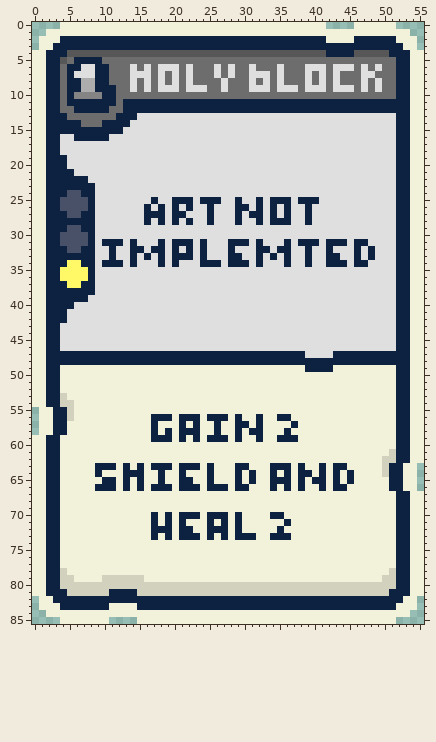
A sprite sheet gets an edit: Art/Cards/028 Holy Block.png. Above is the file before it was changed.
The file is 56x86 pixels.
Once edited:
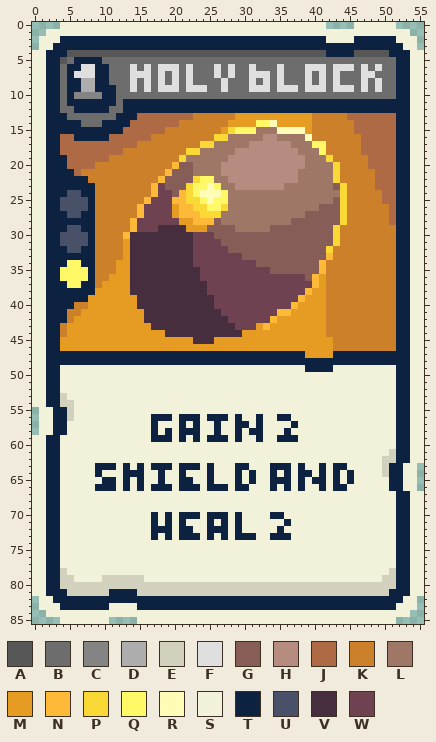
Palette (. is transparent): A #575757  B #6d6d6d  C #848484  D #adadad  E #d1d1bd  F #dfdfdf  G #875d58  H #b58c7f  J #ad6a45  K #cc8029  L #9e7767  M #e69b22  N #ffb938  P #fad937  Q #fff867  R #fffcb7  S #f2f2da  T #0d2140  U #495169  V #472e3e  W #6e4250
Difference:
@@ x 0..55 @@
 12 SSTTBBTTTTTBBTTTTTTTTTTTTTTTTTTTTTTTTTTTTTTTTTTTTTTTTTSS
-13 SSTTTBBBBBBBTTTFFFFFFFFFFFFFFFFFFFFFFFFFFFFFFFFFFFFFTTSS
-14 SSTTTTTBBBTTTTFFFFFFFFFFFFFFFFFFFFFFFFFFFFFFFFFFFFFFTTSS
-15 SSTTTTTTTTTTTFFFFFFFFFFFFFFFFFFFFFFFFFFFFFFFFFFFFFFFTTSS
-16 SSTTFFTTTTTFFFFFFFFFFFFFFFFFFFFFFFFFFFFFFFFFFFFFFFFFTTSS
-17 SSTTFFFFFFFFFFFFFFFFFFFFFFFFFFFFFFFFFFFFFFFFFFFFFFFFTTSS
-18 SSTTFFFFFFFFFFFFFFFFFFFFFFFFFFFFFFFFFFFFFFFFFFFFFFFFTTSS
-19 SSTTTFFFFFFFFFFFFFFFFFFFFFFFFFFFFFFFFFFFFFFFFFFFFFFFTTSS
-20 SSTTTFFFFFFFFFFFFFFFFFFFFFFFFFFFFFFFFFFFFFFFFFFFFFFFTTSS
-21 SSTTTTFFFFFFFFFFFFFFFFFFFFFFFFFFFFFFFFFFFFFFFFFFFFFFTTSS
-22 SSTTTTTTFFFFFFFFFFFFFFFFFFFFFFFFFFFFFFFFFFFFFFFFFFFFTTSS
-23 SSTTTTTTTFFFFFFFFFFFFFFFFFFFFFFFFFFFFFFFFFFFFFFFFFFFTTSS
-24 SSTTTUUTTFFFFFFFFFFFFFFFFFFFFFFFFFFFFFFFFFFFFFFFFFFFTTSS
-25 SSTTUUUUTFFFFFFFFTFFTTTFTTTFFTFFTFTTTFTTTFFFFFFFFFFFTTSS
-26 SSTTUUUUTFFFFFFFTFTFTFTFFTFFFTTFTFTFTFFTFFFFFFFFFFFFTTSS
-27 SSTTTUUTTFFFFFFFTTTFTTFFFTFFFTFTTFTFTFFTFFFFFFFFFFFFTTSS
-28 SSTTTTTTTFFFFFFFTFTFTFTFFTFFFTFFTFTTTFFTFFFFFFFFFFFFTTSS
-29 SSTTTUUTTFFFFFFFFFFFFFFFFFFFFFFFFFFFFFFFFFFFFFFFFFFFTTSS
-30 SSTTUUUUTFFFFFFFFFFFFFFFFFFFFFFFFFFFFFFFFFFFFFFFFFFFTTSS
-31 SSTTUUUUTFTTTFTFFFTFTTTFTFFFTTTFTFFFTFTTTFTTTFTTFFFFTTSS
-32 SSTTTUUTTFFTFFTTFTTFTFTFTFFFTFFFTTFTTFFTFFTFFFTFTFFFTTSS
-33 SSTTTTTTTFFTFFTFTFTFTTTFTFFFTTFFTFTFTFFTFFTTFFTFTFFFTTSS
-34 SSTTTQQTTFTTTFTFFFTFTFFFTTTFTTTFTFFFTFFTFFTTTFTTFFFFTTSS
-35 SSTTQQQQTFFFFFFFFFFFFFFFFFFFFFFFFFFFFFFFFFFFFFFFFFFFTTSS
-36 SSTTQQQQTFFFFFFFFFFFFFFFFFFFFFFFFFFFFFFFFFFFFFFFFFFFTTSS
-37 SSTTTQQTTFFFFFFFFFFFFFFFFFFFFFFFFFFFFFFFFFFFFFFFFFFFTTSS
-38 SSTTTTTTTFFFFFFFFFFFFFFFFFFFFFFFFFFFFFFFFFFFFFFFFFFFTTSS
-39 SSTTTTTTFFFFFFFFFFFFFFFFFFFFFFFFFFFFFFFFFFFFFFFFFFFFTTSS
-40 SSTTTTFFFFFFFFFFFFFFFFFFFFFFFFFFFFFFFFFFFFFFFFFFFFFFTTSS
-41 SSTTTFFFFFFFFFFFFFFFFFFFFFFFFFFFFFFFFFFFFFFFFFFFFFFFTTSS
-42 SSTTTFFFFFFFFFFFFFFFFFFFFFFFFFFFFFFFFFFFFFFFFFFFFFFFTTSS
-43 SSTTFFFFFFFFFFFFFFFFFFFFFFFFFFFFFFFFFFFFFFFFFFFFFFFFTTSS
-44 SSTTFFFFFFFFFFFFFFFFFFFFFFFFFFFFFFFFFFFFFFFFFFFFFFFFTTSS
-45 SSTTFFFFFFFFFFFFFFFFFFFFFFFFFFFFFFFFFFFFFFFFFFFFFFFFTTSS
-46 SSTTFFFFFFFFFFFFFFFFFFFFFFFFFFFFFFFFFFFFFFFFFFFFFFFFTTSS
-47 SSTTTTTTTTTTTTTTTTTTTTTTTTTTTTTTTTTTTTTFFFFTTTTTTTTTTTSS
+13 SSTTTBBBBBBBTTTJJJJJJJJKKKKKKMMMMMMMMMMMKKKKKJJJJJJJTTSS
+14 SSTTTTTBBBTTTTJJJJJJJKKKKKKKMMMMQQRMMMMMKKKKKKJJJJJJTTSS
+15 SSTTTTTTTTTTTJJJJJJKKKKKKKKMPQQQLLLRRRRMKKKKKKJJJJJJTTSS
+16 SSTTJJTTTTTJJJJJJKKKKKKKKKPPLLLLLHHLLLLRKKKKKKKJJJJJTTSS
+17 SSTTJJJJJJJJJJJKKKKKKKKKPPLLLLLHHHHHHLLLQQKKKKKJJJJJTTSS
+18 SSTTJJJJJJJJJKKKKKKKKKPPLLLLLHHHHHHHHHLLLQKKKKKJJJJJTTSS
+19 SSTTTJJJJJJKKKKKKKKKKPLLLLLLHHHHHHHHHHHLLLPKKKKKJJJJTTSS
+20 SSTTTJJJJKKKKKKKKKKKNGGLLLLHHHHHHHHHHHHLLLLPKKKKJJJJTTSS
+21 SSTTTTJKKKKKKKKKKKKNGGGLLLLHHHHHHHHHHHLLLLLPKKKKKJJJTTSS
+22 SSTTTTTTKKKKKKKKKKNGGGGPQQLLHHHHHHHHHHLLLLLPKKKKKJJJTTSS
+23 SSTTTTTTTKKKKKKKKNWGGGPQQRQLLHHHHHHHLLLLLLLGPKKKKJJJTTSS
+24 SSTTTUUTTKKKKKKKKNWWGNPQRRRQLLLLLLLLLLLLLLLLPKKKKKJJTTSS
+25 SSTTUUUUTKKKKKKKNWWWNNPPQRQQLLLLLLLLLLLLLLLGPKKKKKJJTTSS
+26 SSTTUUUUTKKKKKKNWWWWMNNPPQQPLLLLLLLLLLLLLGGGPKKKKKKJTTSS
+27 SSTTTUUTTKKKKKKNWWWWMNNNPPPLLLLLLLLLLLLGGGGGPKKKKKKJTTSS
+28 SSTTTTTTTKKKKKNWWWWWWMMNNNGLLLLLLLLLLGGGGGGGPKKKKKKJTTSS
+29 SSTTTUUTTKKKKKNWWWVVVVMMMGGGGLLLLLGGGGGGGGGPKKKKKKKKTTSS
+30 SSTTUUUUTKKKKNVVVVVVVVVWWWGGGGGGGGGGGGGGGGGPKKKKKKKKTTSS
+31 SSTTUUUUTKKKKMVVVVVVVVVWWWWGGGGGGGGGGGGGGGGPKKKKKKKKTTSS
+32 SSTTTUUTTKKKKMVVVVVVVVVWWWWWGGGGGGGGGGGGGGPKKKKKKKKKTTSS
+33 SSTTTTTTTKKKKMVVVVVVVVVWWWWWWWGGGGGGGGGGGGNKKKKKKKKKTTSS
+34 SSTTTQQTTKKKMMVVVVVVVVVWWWWWWWWWGGGGGGGGGNKKKKKKKKKKTTSS
+35 SSTTQQQQTKKKMMVVVVVVVVVVWWWWWWWWWWGGGGGGGNKKKKKKKKKKTTSS
+36 SSTTQQQQTKKMMMVVVVVVVVVVWWWWWWWWWWWWWWWGNMKKKKKKKKKKTTSS
+37 SSTTTQQTTKMMMMVVVVVVVVVVVWWWWWWWWWWWWWWWNMKKKKKKKKKKTTSS
+38 SSTTTTTTTMMMMMVVVVVVVVVVVWWWWWWWWWWWWWWNMMKKKKKKKKKKTTSS
+39 SSTTTTTTMMMMMMMVVVVVVVVVVVWWWWWWWWWWWWNMMMKKKKKKKKKKTTSS
+40 SSTTTTKKMMMMMMMVVVVVVVVVVVWWWWWWWWWWWNMMMMKKKKKKKKKKTTSS
+41 SSTTTKKMMMMMMMMMVVVVVVVVVVVWWWWWWWWNNMMMMMKKKKKKKKKKTTSS
+42 SSTTTKMMMMMMMMMMVVVVVVVVVVVVWWWWWWNMMMMMMMKKKKKKKKKKTTSS
+43 SSTTKMMMMMMMMMMMMVVVVVVVVVVVVWWWMNMMMMMMMMKKKKKKKKKKTTSS
+44 SSTTKMMMMMMMMMMMMMMVVVVVVVVVVVMMMMMMMMMMMMKKKKKKKKKKTTSS
+45 SSTTMMMMMMMMMMMMMMMMMMMVVVMMMMMMMMMMMMMMMMMKKKKKKKKKTTSS
+46 SSTTMMMMMMMMMMMMMMMMMMMMMMMMMMMMMMMMMMMMMMMKKKKKKKKKTTSS
+47 SSTTTTTTTTTTTTTTTTTTTTTTTTTTTTTTTTTTTTTMMMMTTTTTTTTTTTSS
 48 SSTTTTTTTTTTTTTTTTTTTTTTTTTTTTTTTTTTTTTTTTTTTTTTTTTTTTSS
Where, in picture pixels (left, top, right, bottom), the same in both pictures:
changed: (60, 113, 396, 358)
